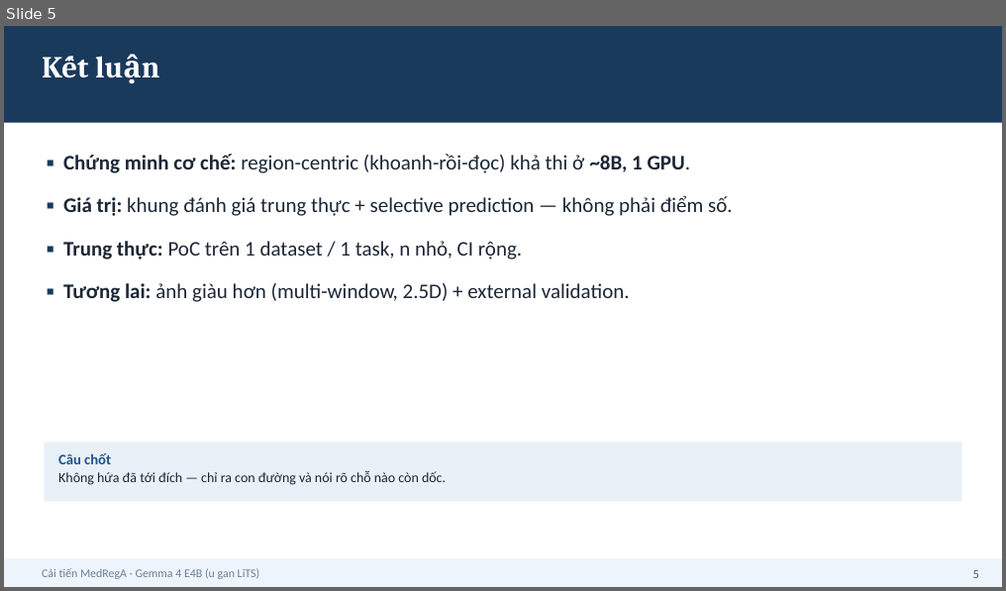
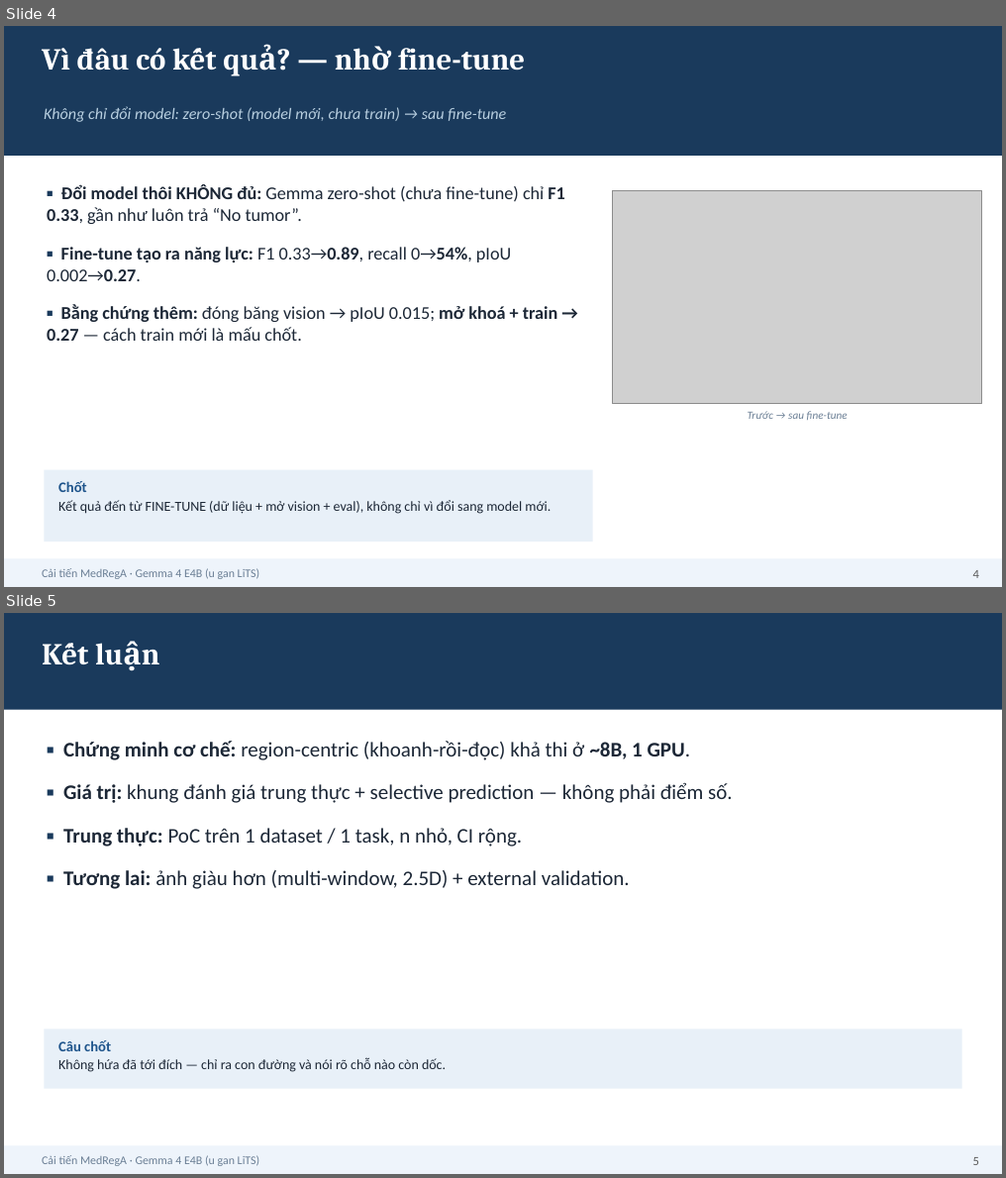
Before and after one commit to HatDuaa/medrega-liver-seminar, a slide deck: seminar/cai_tien/slides_5min_VN.pptx. Shown one above the other, each under a label of ours: slide 5 before the commit, slides 4 and 5 after it. The pictures are 1006x591 and 1006x1178 pixels, drawn with LibreOffice and Linux fonts; fonts in the diff are those of the drawing; grey boxes stand for pictures. Boxes give left, top, right and bottom in pixels: in the first picture for what was removed or moved away, otherwise in the second. Text is boxed around its words. In the diff, an @@ line names an element or a change of style, - is before the commit and + after.

```diff
--- a/seminar/cai_tien/slides_5min_VN.pptx
+++ b/seminar/cai_tien/slides_5min_VN.pptx
@@ slide 4 added at (x1=4, y1=26, x2=1002, y2=587), background #FFFFFF @@
@@ rectangle added at (x1=4, y1=26, x2=1002, y2=156), fill #1A3A5C @@
@@ text added at (x1=42, y1=48, x2=525, y2=71), 22 pt, text #FFFFFF, bold @@
+Vì đâu có kết quả? — nhờ fine-tune
@@ text added at (x1=44, y1=106, x2=506, y2=122), 11.5 pt, text #B8CFE0, italic @@
+Không chỉ đổi model: zero-shot (model mới, chưa train) → sau fine-tune
@@ text added at (x1=47, y1=184, x2=565, y2=341), 13 pt, text #1C2736 @@
+▪ Đổi model thôi KHÔNG đủ: Gemma zero-shot (chưa fine-tune) chỉ F1 0.33, gần như luôn trả “No tumor”.
+▪ Fine-tune tạo ra năng lực: F1 0.33→0.89, recall 0→54%, pIoU 0.002→0.27.
+▪ Bằng chứng thêm: đóng băng vision → pIoU 0.015; mở khoá + train → 0.27 — cách train mới là mấu chốt.
@@ picture added at (x1=613, y1=190, x2=982, y2=404) @@
@@ text added at (x1=747, y1=411, x2=847, y2=420), 8 pt, text #6B7F95, italic @@
+Trước → sau fine-tune
@@ rectangle added at (x1=44, y1=471, x2=593, y2=542), fill #E8F0F8 @@
@@ text added at (x1=58, y1=481, x2=550, y2=514), 10 pt, text #1C2736 @@
+Chốt
+Kết quả đến từ FINE-TUNE (dữ liệu + mở vision + eval), không chỉ vì đổi sang model mới.
@@ rectangle added at (x1=4, y1=559, x2=1002, y2=587), fill #EEF4FB @@
@@ text added at (x1=42, y1=569, x2=260, y2=579), 8.5 pt, text #6B7F95 @@
+Cải tiến MedRegA · Gemma 4 E4B (u gan LiTS)
@@ text added at (x1=973, y1=570, x2=979, y2=578), 9 pt, text #5A5A5A @@
+4
```
Also in this commit, not shown: 1 slide changed, 1 slide removed, 2 other files.
